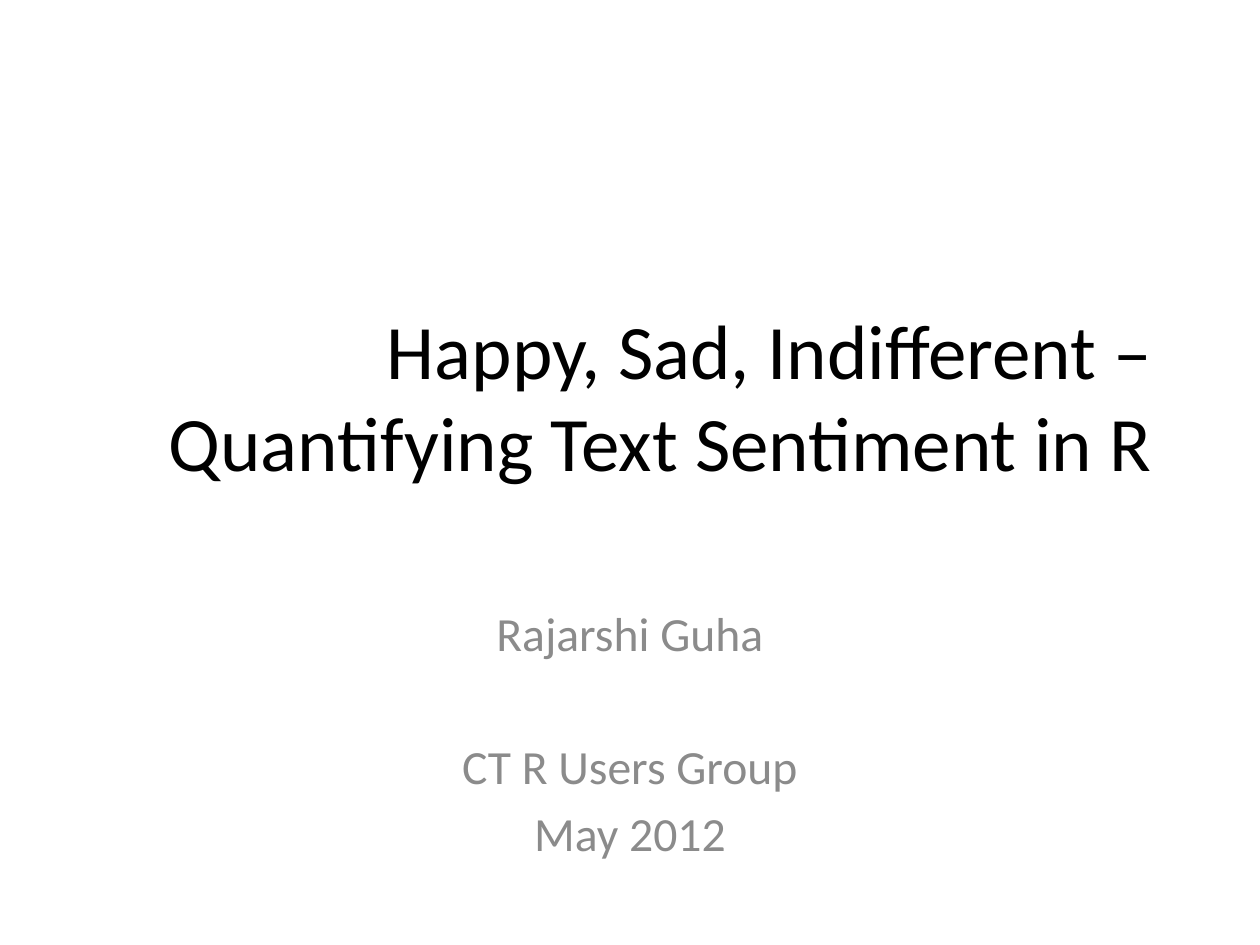
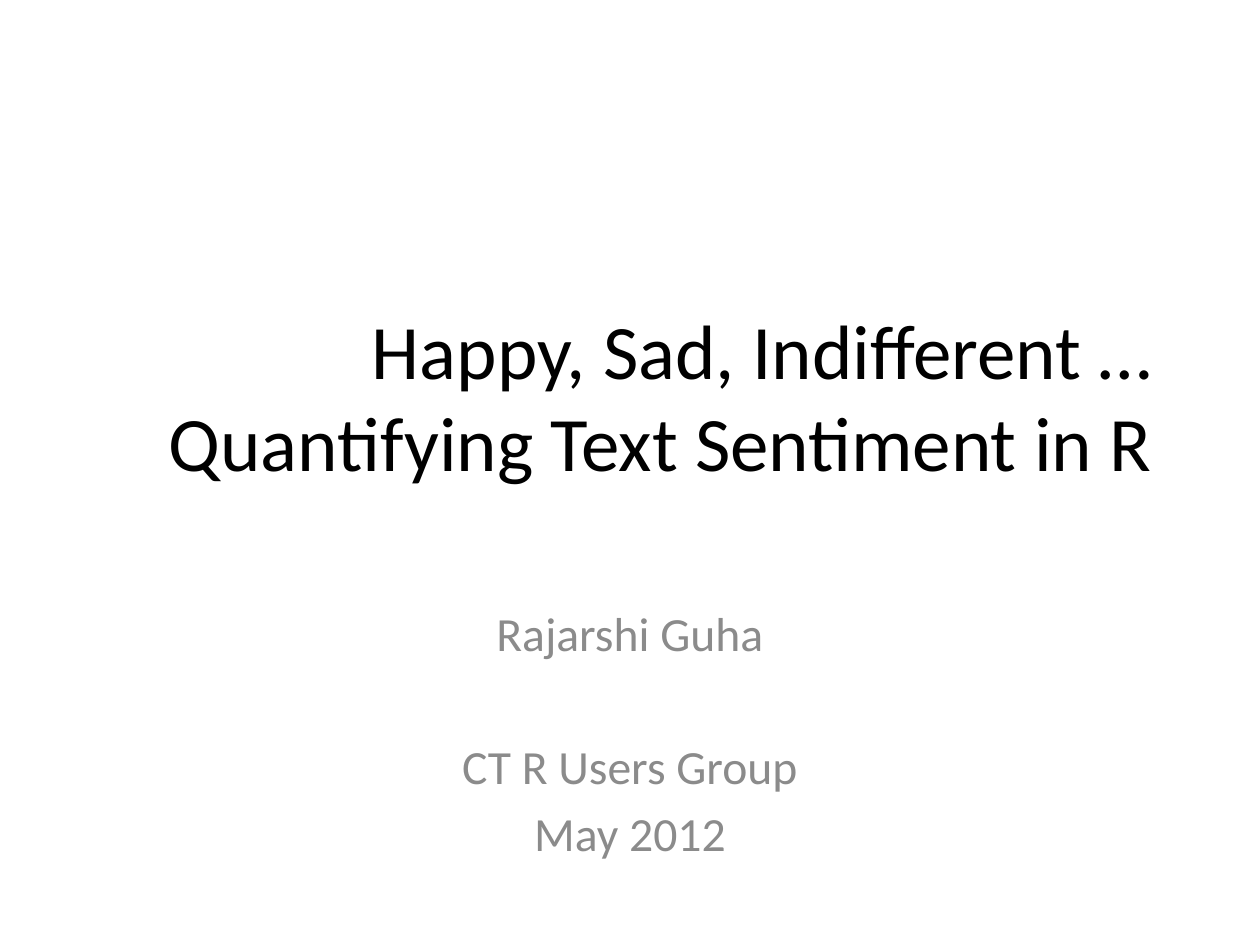
Before and after one commit to rajarshi/ctrug-tweet, a slide deck: slide 1 of ctrug.pptx. Drawn at 1260x945 pixels with LibreOffice and Linux fonts; fonts in the diff are those of the drawing. Boxes give left, top, right and bottom in pixels: in the first picture for what was removed or moved away, otherwise in the second. Text is boxed around its words. In the diff, an @@ line names an element or a change of style, - is before the commit and + after.

```diff
--- a/ctrug.pptx
+++ b/ctrug.pptx
@@ title at box(169, 325, 1151, 485): text changed @@
-Happy, Sad, Indifferent – Quantifying Text Sentiment in R
+Happy, Sad, Indifferent … Quantifying Text Sentiment in R
```
Also in this commit, not shown: 3 other slides changed, 2 slides added, 1 other file.
